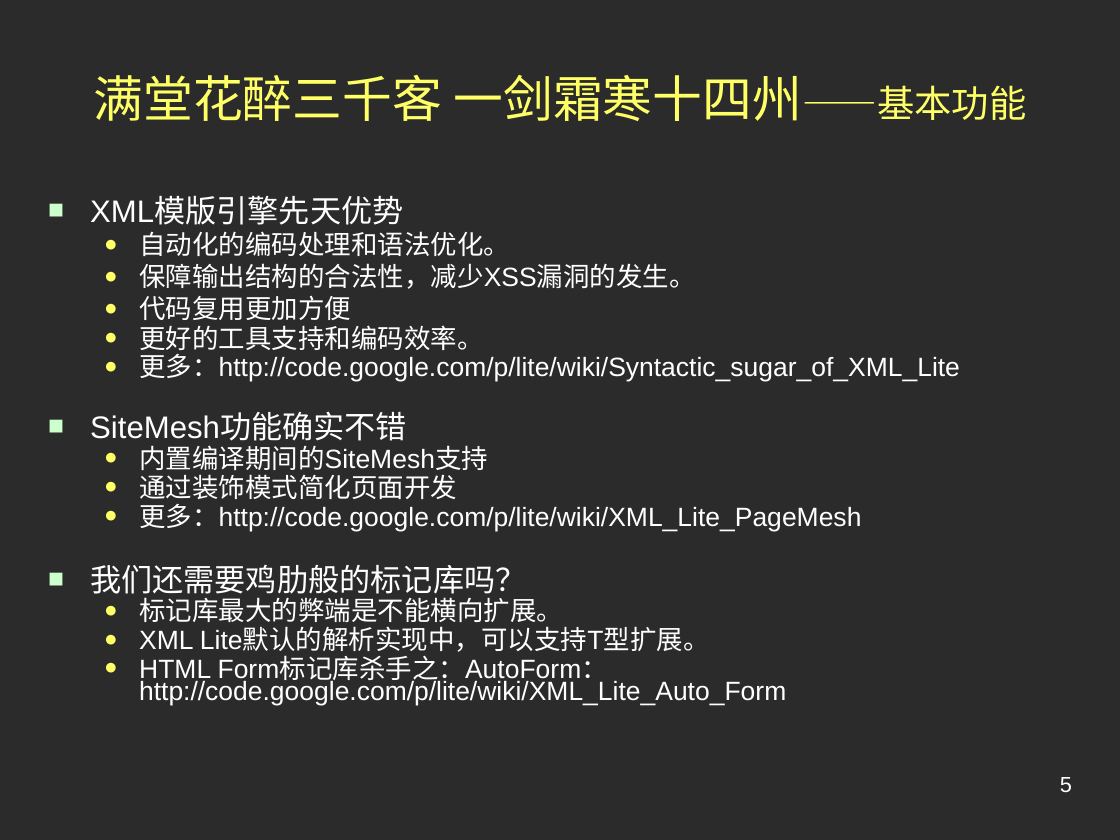
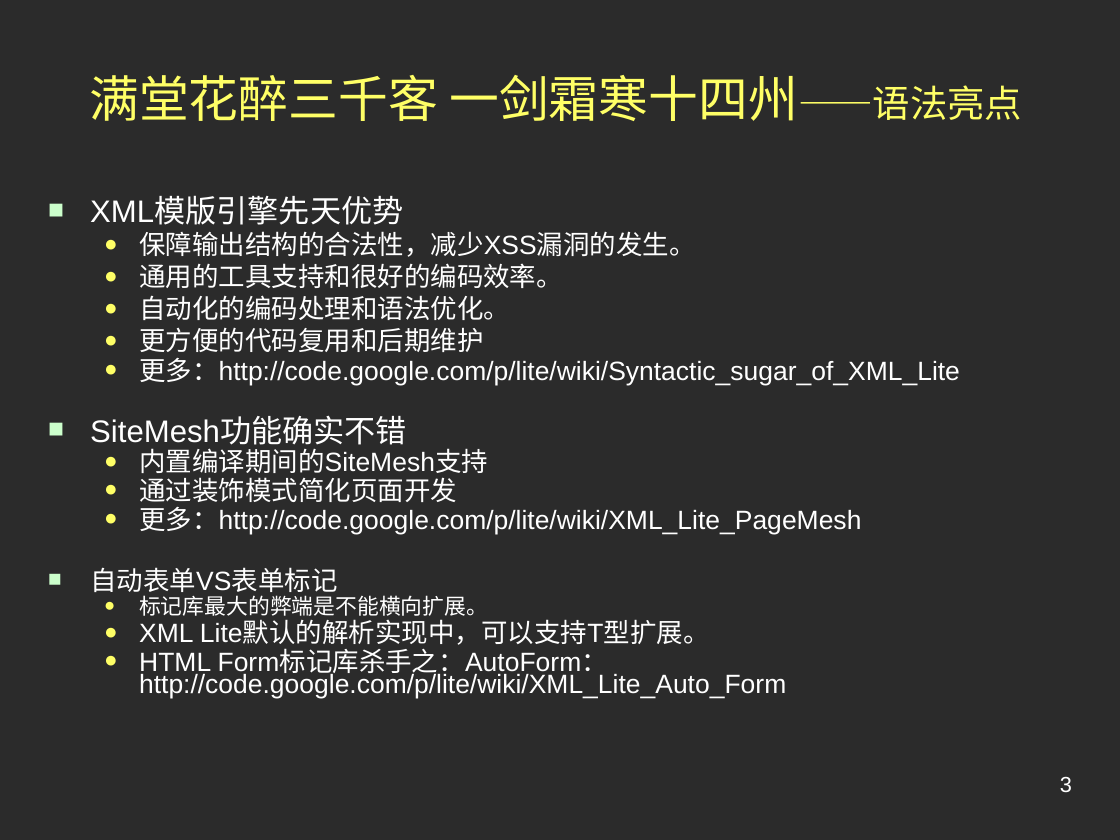
Before and after one commit to jindw/lite, a slide deck: slide 3 of trunk/Lite/web/doc/Preview.ppt (slide 5 before the commit). Drawn at 1120x840 pixels with LibreOffice and Linux fonts; fonts in the diff are those of the drawing; background and template pictures are left out; a plain dark background stands for a picture behind light text. Boxes give left, top, right and bottom in pixels: in the first picture for what was removed or moved away, otherwise in the second. Text is boxed around its words. In the diff, an @@ line names an element or a change of style, - is before the commit and + after.

```diff
--- a/trunk/Lite/web/doc/Preview.ppt
+++ b/trunk/Lite/web/doc/Preview.ppt
@@ title at (x1=89, y1=75, x2=1022, y2=121): text changed @@
-满堂花醉三千客 一剑霜寒十四州——基本功能
+满堂花醉三千客 一剑霜寒十四州——语法亮点
@@ text at (x1=139, y1=231, x2=696, y2=288): paragraphs added @@
+  ● 保障输出结构的合法性，减少XSS漏洞的发生。
+  ● 通用的工具支持和很好的编码效率。
@@ text at (x1=139, y1=327, x2=483, y2=352): text changed @@
-  ● 保障输出结构的合法性，减少XSS漏洞的发生。
-  ● 代码复用更加方便
-  ● 更好的工具支持和编码效率。
+  ● 更方便的代码复用和后期维护
@@ text at (x1=90, y1=567, x2=337, y2=597): text changed; size 20 to 17 pt @@
-■ 我们还需要鸡肋般的标记库吗？
+■ 自动表单VS表单标记
@@ text at (x1=139, y1=595, x2=488, y2=620): size 17 to 14 pt in "标记库最大的弊端是不能横向扩展。" @@
@@ page number at (x1=1060, y1=777, x2=1072, y2=793): text changed @@
-5
+3
```
Also in this commit, not shown: 3 other slides changed, 5 slides added.
